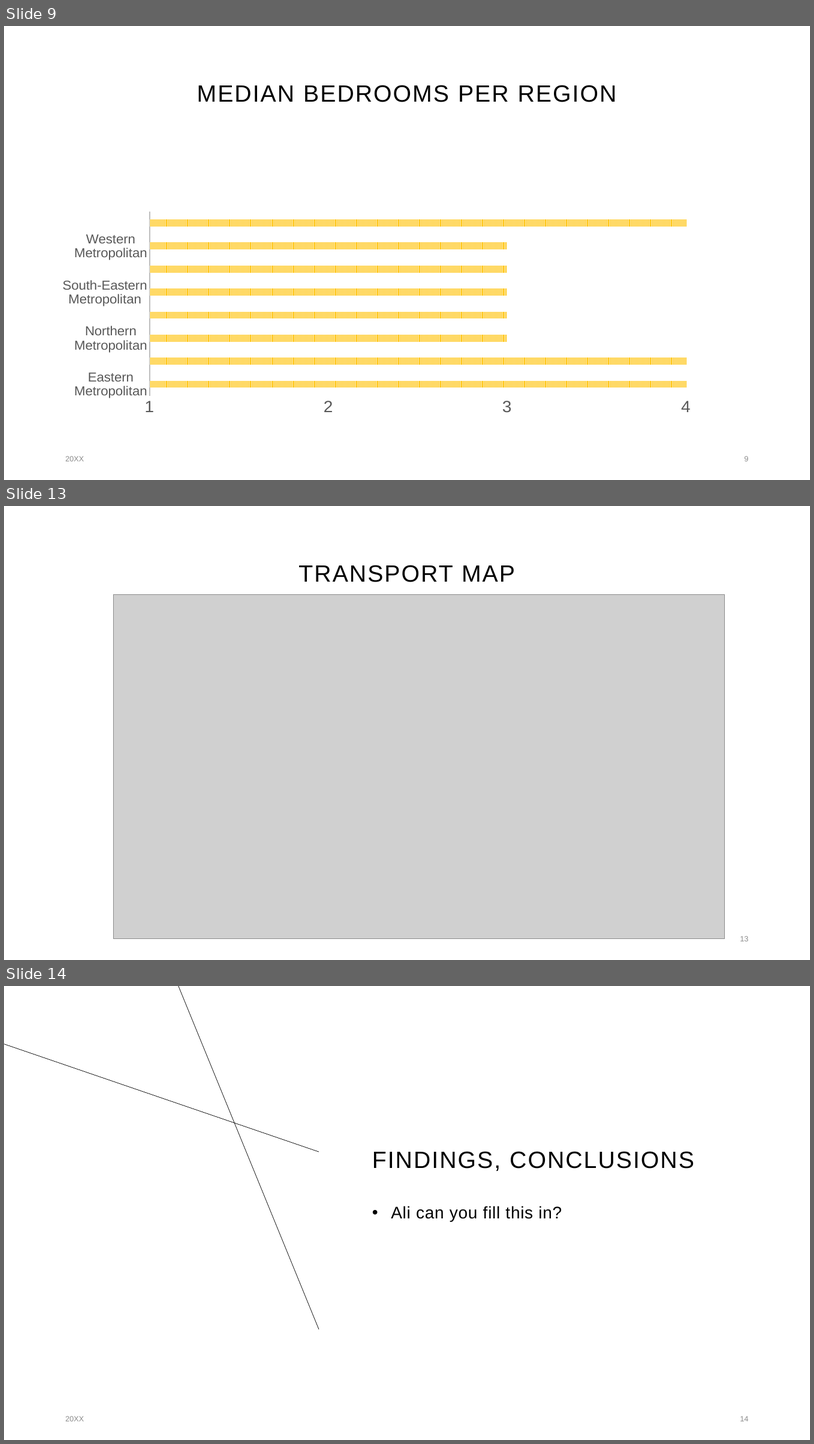
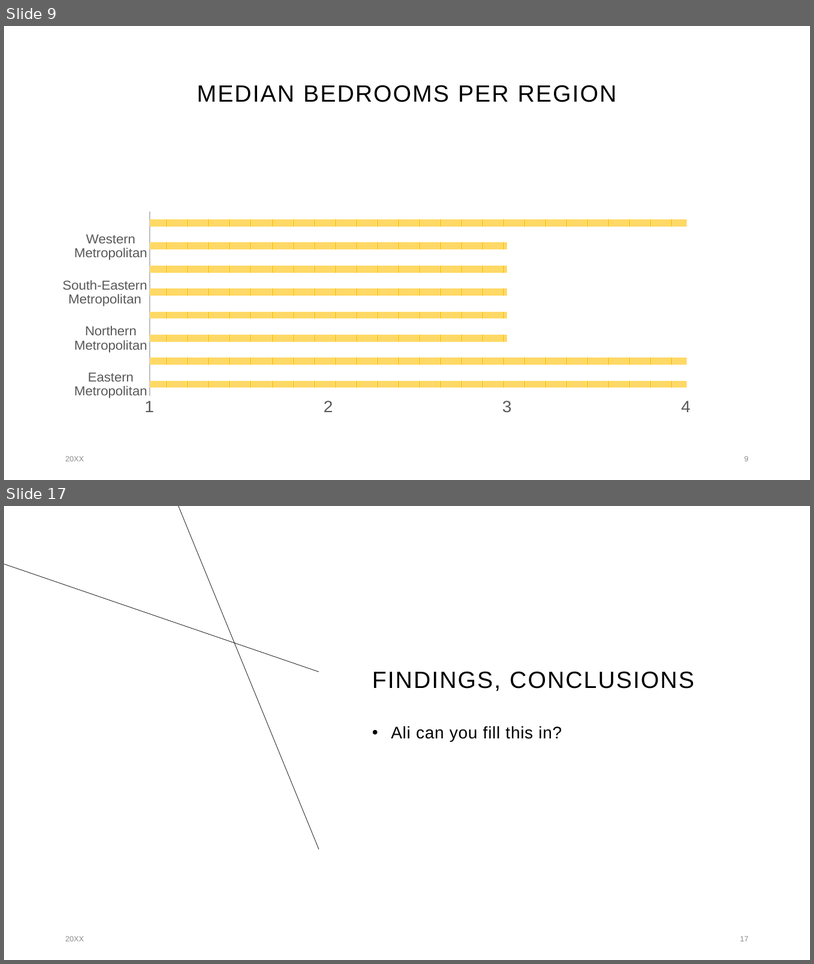
Before and after one commit to Asalvs/Melbourne_Property_Market, a slide deck: visuals/Powerpoint presentation.pptx. Shown one above the other, each under a label of ours: slides 9, 13 and 14 before the commit, slides 9 and 17 after it; the slides between them are not shown. The pictures are 814x1444 and 814x964 pixels, drawn with LibreOffice and Linux fonts; fonts in the diff are those of the drawing; grey boxes stand for pictures. Boxes give left, top, right and bottom in pixels: in the first picture for what was removed or moved away, otherwise in the second. Text is boxed around its words. In the diff, an @@ line names an element or a change of style, - is before the commit and + after.

```diff
--- a/visuals/Powerpoint presentation.pptx
+++ b/visuals/Powerpoint presentation.pptx
@@ slide 13 removed at (x1=4, y1=506, x2=810, y2=960), background #FFFFFF @@
@@ title removed at (x1=299, y1=565, x2=515, y2=582) @@
-TRANSPORT MAP
@@ picture removed at (x1=113, y1=594, x2=725, y2=939) @@
@@ page number removed at (x1=740, y1=936, x2=749, y2=941) @@
-13
@@ what was slide 14 is now slide 17 @@
@@ page number at (x1=740, y1=936, x2=749, y2=941): text changed @@
-14
+17
```
Also in this commit, not shown: 6 slides added, 2 other slides removed.
